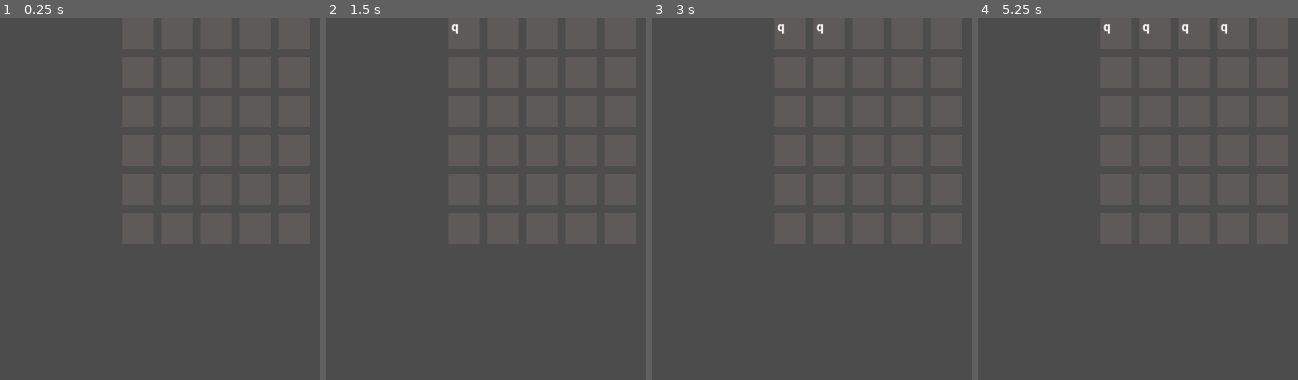
Above: before the commit, frames 1-4 (left to right).
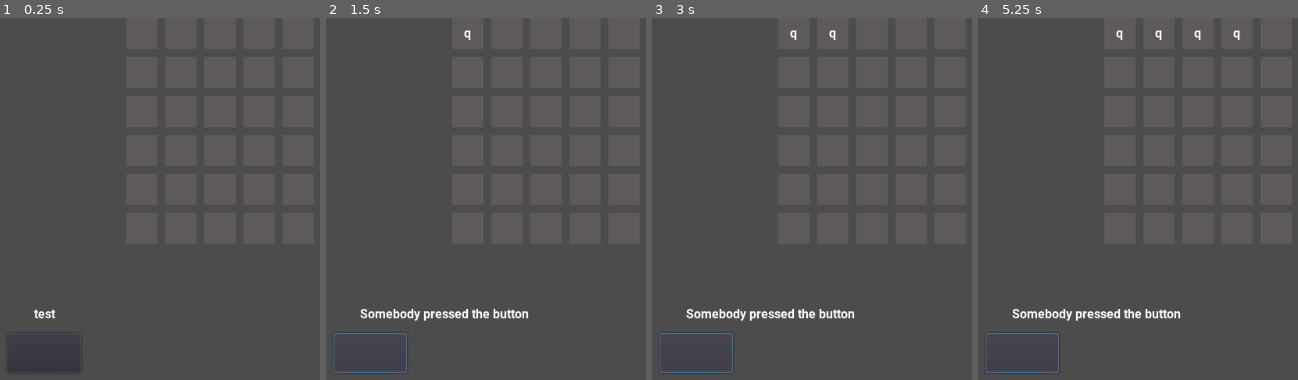
Above: after the commit, the same moments.

Repository: amil-ck/Jujudle
Game: Godot game, scene res://Node2D.tscn
Same seed, same stepped clock (60 frames per second), same inputs: the game is played once before the commit and once after it.
Inputs (mouse positions are in pixels of both pictures, inside the frame that each line leads up to):
- Up to frame 1 (0.25 s): no input
- Up to frame 2 (1.5 s): click (370, 354) at 0.52 s; tap Enter (confirm) at 1.25 s; tap Q (letters) at 1.35 s
- Up to frame 3 (3 s): tap Enter (confirm) at 2, 2.1, 2.75 s; hold Backspace (backspace) 2.03-2.78 s; tap Q (letters) at 2.3, 2.85 s
- Up to frame 4 (5.25 s): tap Enter (confirm) at 3.5, 4.25, 4.35, 5 s; tap Q (letters) at 3.6, 4.55, 5.1 s; hold Backspace (backspace) from 4.28 s (still down)

The runs differ from the first frame. In frame 1, 0.2% of the frame differs, in the area x 3-25%, y 80-98%; in frame 2, 1.1%; in frame 3, 1.2%; in frame 4, 1.4%, in the area x 2-82%, y 1-99%.

Commit message:
check button

Diff:
--- a/Godot/Box.gd
+++ b/Godot/Box.gd
@@ -1,10 +1,10 @@
 extends Node2D
 
 func get_text():
-	return $Label.text
+	return $ColorRect/CenterContainer/Label.text
 
 func set_text(new_text):
-	$Label.text = new_text
+	$ColorRect/CenterContainer/Label.text = new_text
 
 func set_colour(new_colour):
 	$ColorRect.color = new_colour
--- a/Godot/Box.tscn
+++ b/Godot/Box.tscn
@@ -43,11 +43,15 @@
 margin_bottom = 40.0
 color = Color( 0.372549, 0.356863, 0.356863, 1 )
 
-[node name="Label" type="Label" parent="."]
-margin_left = 4.0
-margin_top = 2.0
-margin_right = 16.0
-margin_bottom = 16.0
+[node name="CenterContainer" type="CenterContainer" parent="ColorRect"]
+margin_right = 40.0
+margin_bottom = 40.0
+
+[node name="Label" type="Label" parent="ColorRect/CenterContainer"]
+margin_left = 20.0
+margin_top = 10.0
+margin_right = 20.0
+margin_bottom = 29.0
 
 [node name="AnimationPlayer" type="AnimationPlayer" parent="."]
 anims/blue = SubResource( 3 )
--- a/Godot/Main.gd
+++ b/Godot/Main.gd
@@ -55,7 +55,10 @@
 	answer = Set[0]
 	list = Set[1]
 	x_amount = len(answer)
-	x_offset = (get_viewport().size.x / 2) - (x_apart * x_amount / 2)
+	x_offset = (get_viewport().size.x / 2) - (x_apart * x_amount / 2) + 5
+
+	######################################################################
+
 	for y in range(y_amount):
 		var y_list = []
 		for x in range(x_amount):
@@ -66,6 +69,10 @@
 				y_list.append(box)
 
 		box_array.append(y_list)
+
+	##########################################################################
+
+
 
 
 func getContents(cur_y):
@@ -127,3 +134,7 @@
 func change_colour(result):
 	for i in range(len(result)):
 		box_array[cur_y][i].play_anim(result[i])
+
+
+func _on_Button_pressed():
+	$Label.text = "Somebody pressed the button"
--- a/Godot/Node2D.tscn
+++ b/Godot/Node2D.tscn
@@ -4,3 +4,18 @@
 
 [node name="Main" type="Node2D"]
 script = ExtResource( 1 )
+
+[node name="Label" type="Label" parent="."]
+margin_left = 274.0
+margin_top = 370.0
+margin_right = 313.0
+margin_bottom = 390.0
+text = "test"
+
+[node name="Button" type="Button" parent="."]
+margin_left = 240.0
+margin_top = 404.0
+margin_right = 334.0
+margin_bottom = 455.0
+
+[connection signal="pressed" from="Button" to="." method="_on_Button_pressed"]
Not shown, changed: JuJudle.js
Not shown, changed: JuJudle.pck
Not shown, changed: JuJudle.wasm
Not shown, changed: index.html
